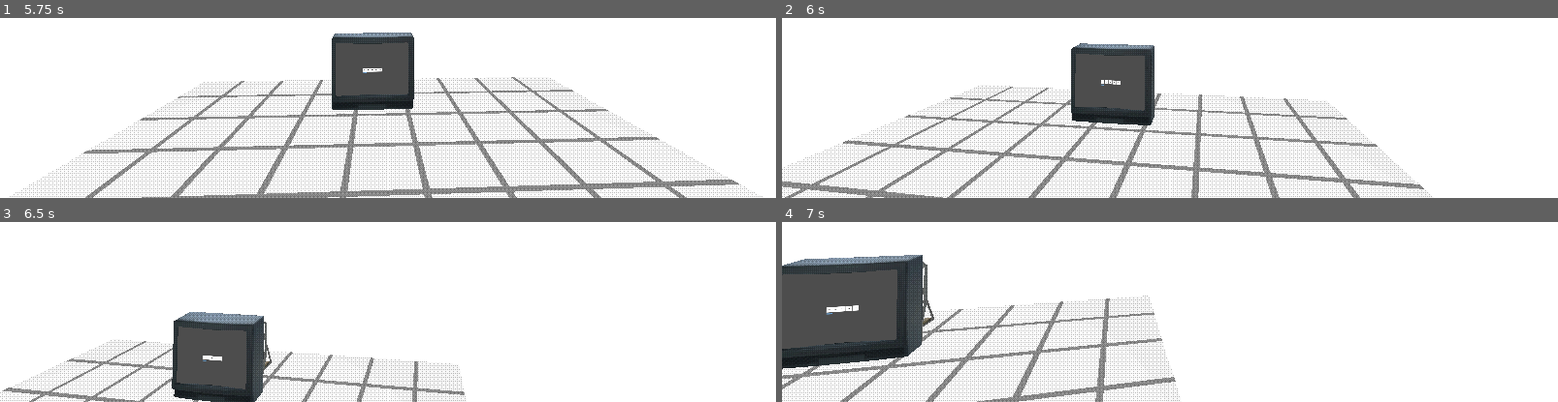
Above: before the commit, frames 1-4 (two rows, left to right).
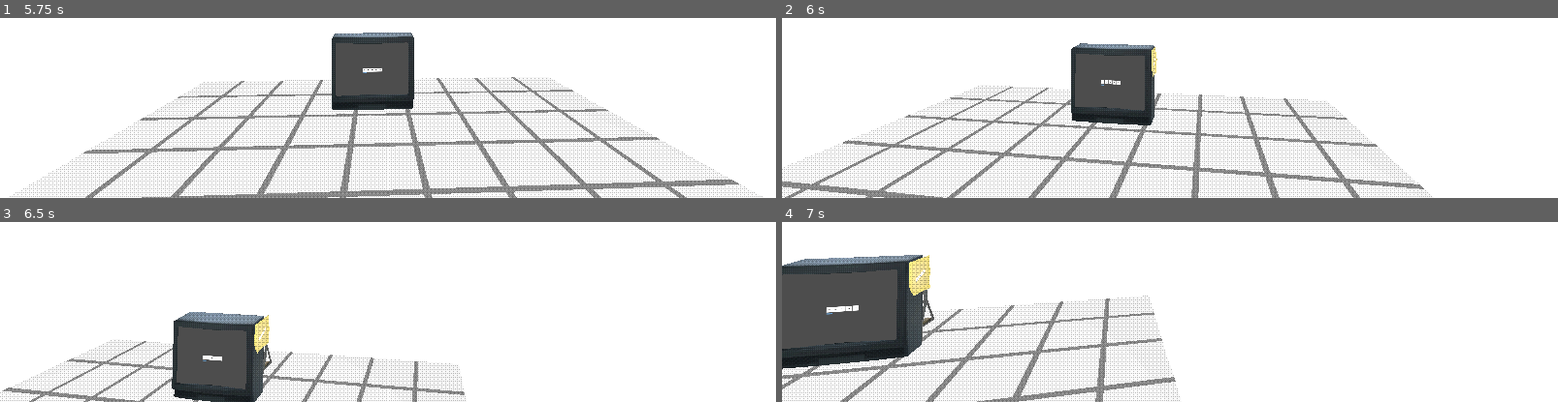
Above: after the commit, the same moments.

Repository: Martiriak/brackeys-feb-2026
Game: Godot game, scene res://levels/main.tscn
The game is run twice, just before and just after one commit, with the same random seed, the same clock (stepped at 60 frames per second) and the same inputs. The engine's default icon, where the game draws it, is replaced by a stand-in: a white triangle on a blue panel in a dark square.
Inputs (mouse positions are in pixels of both pictures, inside the frame that each line leads up to):
- Up to frame 1 (5.75 s): tap Enter (ui_accept) at 0.5, 2, 2.75, 4.25 s; move the mouse to (outside the picture) at 0.52 s; hold Up (ui_up) from 0.53 s (still down); tap E (interact) every 1.5 s from 0.6 to 5.1 s; click (outside the picture) at 0.67 s; tap Space (jump) at 0.77, 1.52, 3.02, 3.77, 4.52 s; move the mouse to (outside the picture) at 1.27 s; tap Shift (run) at 1.35, 2.85, 4.35 s; move the mouse to (outside the picture) at 2.02 s; move the mouse to (outside the picture) at 2.77 s; click (outside the picture) at 2.92 s; move the mouse to (outside the picture) at 3.52 s; move the mouse to (outside the picture) at 4.27 s; move the mouse to (outside the picture) at 5.02 s; click (outside the picture) at 5.17 s
- Up to frame 2 (6 s): tap Enter (ui_accept) at 5.75 s; move the mouse to (outside the picture) at 5.77 s; release Up (ui_up) at 5.78 s; hold D (right) from 5.78 s (still down); tap Shift (run) at 5.85 s
- Up to frame 3 (6.5 s): keep holding D (right); tap Space (jump) at 6.02 s
- Up to frame 4 (7 s): move the mouse to (outside the picture) at 6.52 s; release D (right) at 6.53 s; hold Up (ui_up) from 6.53 s (still down); tap E (interact) at 6.6 s; tap Space (jump) at 6.77 s

Frame 1 is identical in both runs. In frame 2, less than 0.1% of the frame differs, in the area x 47-49%, y 16-33%; in frame 3, 0.3%; in frame 4, 0.5%, in the area x 16-20%, y 18-41%.

Commit message:
Added postit!

Diff:
--- /dev/null
+++ b/levels/tv-hub/postit_code.tscn
@@ -0,0 +1,50 @@
+[gd_scene format=3 uid="uid://b43vpswns7vc3"]
+
+[ext_resource type="Script" uid="uid://dkjatuj25du71" path="res://scripts/tv-hub/postit_code.gd" id="1_gyf61"]
+[ext_resource type="Resource" uid="uid://bx248p01xwq63" path="res://scenes/data/CodeLevels.tres" id="2_xox8a"]
+[ext_resource type="Texture2D" uid="uid://cv0n4v3a54t38" path="res://icon.svg" id="3_pugju"]
+
+[node name="PostitCode" type="Control" unique_id=1248234738]
+layout_mode = 3
+anchors_preset = 8
+anchor_left = 0.5
+anchor_top = 0.5
+anchor_right = 0.5
+anchor_bottom = 0.5
+offset_left = -328.0
+offset_top = -64.0
+offset_right = 328.0
+offset_bottom = 64.0
+grow_horizontal = 2
+grow_vertical = 2
+script = ExtResource("1_gyf61")
+code_levels_map = ExtResource("2_xox8a")
+
+[node name="CenterContainer" type="CenterContainer" parent="." unique_id=149370301]
+layout_mode = 0
+offset_right = 656.0
+offset_bottom = 128.0
+
+[node name="Slots" type="HBoxContainer" parent="CenterContainer" unique_id=1930748404]
+layout_mode = 2
+alignment = 1
+
+[node name="Slot0" type="TextureRect" parent="CenterContainer/Slots" unique_id=1779901878]
+layout_mode = 2
+texture = ExtResource("3_pugju")
+
+[node name="Slot1" type="TextureRect" parent="CenterContainer/Slots" unique_id=1743220884]
+layout_mode = 2
+texture = ExtResource("3_pugju")
+
+[node name="Slot2" type="TextureRect" parent="CenterContainer/Slots" unique_id=1107259790]
+layout_mode = 2
+texture = ExtResource("3_pugju")
+
+[node name="Slot3" type="TextureRect" parent="CenterContainer/Slots" unique_id=1906329913]
+layout_mode = 2
+texture = ExtResource("3_pugju")
+
+[node name="Slot4" type="TextureRect" parent="CenterContainer/Slots" unique_id=1920506497]
+layout_mode = 2
+texture = ExtResource("3_pugju")
--- a/levels/tv-hub/tv.tscn
+++ b/levels/tv-hub/tv.tscn
@@ -8,6 +8,8 @@
 [ext_resource type="Material" uid="uid://cshybebhih3p" path="res://assets/Room_Hub/CRT_Television/Materials/Chip.tres" id="5_2x5y6"]
 [ext_resource type="Material" uid="uid://borgka02k53kq" path="res://assets/Room_Hub/CRT_Television/Materials/Display.tres" id="6_qoyvj"]
 [ext_resource type="Shader" uid="uid://cxvxtyrisomb5" path="res://assets/shaders/tv_static.gdshader" id="8_kcctm"]
+[ext_resource type="PackedScene" uid="uid://ddkhuql1uhscb" path="res://assets/Room_Hub/Post_It/Post_It.fbx" id="9_103ec"]
+[ext_resource type="PackedScene" uid="uid://b43vpswns7vc3" path="res://levels/tv-hub/postit_code.tscn" id="10_2x5y6"]
 
 [sub_resource type="BoxShape3D" id="BoxShape3D_wh3ns"]
 
@@ -177,6 +179,9 @@
 shader_parameter/edge_softness = 0.05
 shader_parameter/static_speed = 20.0
 
+[sub_resource type="ViewportTexture" id="ViewportTexture_qoyvj"]
+viewport_path = NodePath("Post_It/Sprite3D/SubViewport")
+
 [node name="Tv" type="RigidBody3D" unique_id=1585059994]
 freeze = true
 script = ExtResource("1_wh3ns")
@@ -222,4 +227,20 @@
 [node name="RayCast3D" type="RayCast3D" parent="ambience_player" unique_id=1571331622]
 transform = Transform3D(1, 0, 0, 0, -0.021186717, -0.9997755, 0, 0.9997755, -0.021186717, 0, 0.67000854, 0)
 
+[node name="Post_It" parent="." unique_id=1760039133 instance=ExtResource("9_103ec")]
+transform = Transform3D(-1.4075067e-07, 2.2, 0, -3.22, -9.616505e-08, 0, 0, 0, 2.74, 0.3888635, 0.22898316, 0.17163807)
+
+[node name="Sprite3D" type="Sprite3D" parent="Post_It" unique_id=786913756]
+transform = Transform3D(0.00576177, -0.013849259, 6.0537036e-10, 0, -6.556708e-10, -0.015000001, 0.013849259, 0.00576177, -2.5185498e-10, -0.0012441427, -0.010999978, 0)
+flip_h = true
+texture = SubResource("ViewportTexture_qoyvj")
+
+[node name="SubViewport" type="SubViewport" parent="Post_It/Sprite3D" unique_id=871866694]
+transparent_bg = true
+handle_input_locally = false
+size_2d_override = Vector2i(680, 680)
+size_2d_override_stretch = true
+
+[node name="PostitCode" parent="Post_It/Sprite3D/SubViewport" unique_id=982686716 instance=ExtResource("10_2x5y6")]
+
 [connection signal="code_accepted" from="Sprite3D/SubViewport/TvScreen" to="." method="_on_code_accepted"]
--- a/scripts/data/code_level.gd
+++ b/scripts/data/code_level.gd
@@ -2,3 +2,4 @@
 extends Resource
 
 @export var code_level_map: Dictionary[String, LevelEntry] ={}
+@export var first_level_code: String = "0-1-1-1-1"
--- /dev/null
+++ b/scripts/tv-hub/postit_code.gd
@@ -0,0 +1,37 @@
+extends Control
+
+
+@export var code_levels_map: CodeLevelMap
+@export
+var symbols: Array[CompressedTexture2D] = [
+		preload("res://assets/symbols/symbol_1.png"),
+		preload("res://assets/symbols/symbol_2.png"),
+		preload("res://assets/symbols/symbol_3.png"),
+]
+@export
+var no_symbol: CompressedTexture2D = preload("res://assets/symbols/no_symbol.png")
+
+
+func _ready() -> void:
+	# Fetch the digits of the code.
+	var code_digits: Array[int] = []
+	var skip_char: bool = false
+	for digit in code_levels_map.first_level_code:
+		if skip_char:
+			skip_char = false
+			continue
+		if digit == "-":
+			skip_char = true
+			code_digits.append(-1)
+		else:
+			code_digits.append(int(digit))
+
+	# Assign the symbols.
+	var children := $CenterContainer/Slots.get_children()
+	for node_index: int in range(children.size()):
+		var slot := children[node_index] as TextureRect
+		if is_instance_valid(slot):
+			if code_digits[node_index] < 0:
+				slot.texture = no_symbol
+			else:
+				slot.texture = symbols[code_digits[node_index]]
Not shown, added: scripts/tv-hub/postit_code.gd.uid
